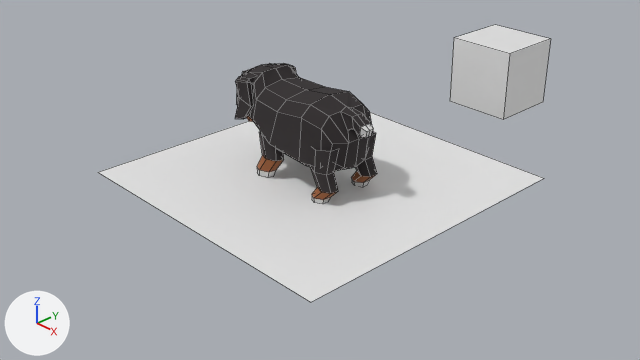
Renders of the Blender file blender/bernese.blend from each side of a commit.
Camera for both pictures: the file's camera 'Camera'. The axes (+X, +Y, +Z) are drawn at lower left. The lights are the same throughout. Mesh edges are drawn as thin lines.

Names of what the first picture shows: 'Plane', 'body', 'ear', 'front-leg', 'one-meter', 'rear-leg'.
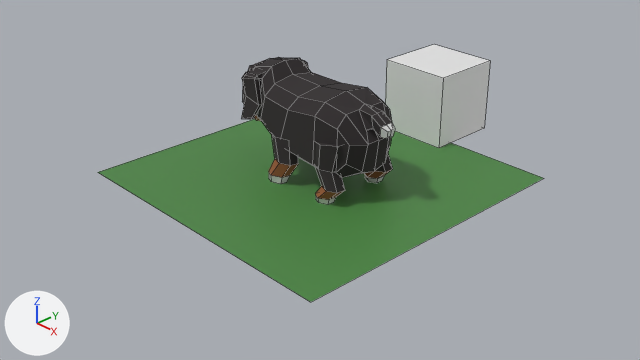
Pixel boxes (x1, y1, x2, y2) of what changed, in the pictures (640 x 360 px; the box of a moved part takes in the faces that stretch with it):
'Plane', recoloured (white to green)
    both: (98, 112, 544, 302)
'one-meter', moved
    before: (450, 25, 550, 120)
    after: (385, 45, 490, 148)
'body', reshaped, rescaled, modifiers changed (12% wider, 11% taller)
    before: (236, 63, 373, 172)
    after: (242, 57, 395, 178)
'rear-leg', reshaped, rescaled, modifiers changed
    before: (311, 131, 377, 204)
    after: (315, 142, 393, 205)
'front-leg', reshaped, rescaled, modifiers changed
    before: (257, 132, 284, 178)
    after: (269, 133, 298, 184)
'ear', reshaped, rescaled, modifiers changed (10% wider)
    before: (235, 63, 296, 119)
    after: (241, 60, 308, 119)
part 2 of me_plane, moved or reshaped
    before: (235, 72, 255, 119)
    after: (241, 60, 308, 119)
part 4 of me_cylinder_001, rebuilt
    before: (311, 149, 338, 204)
    after: (315, 142, 393, 205)
part 5 of me_cylinder_001, deleted
    before: (351, 131, 377, 186)

What changed in the scene script:
```text
Add mat_green:
    mat_green = principled_material('green')
    mat_green.base_color = (0.0689, 0.238, 0.0537)  # green #4a8642
Change me_plane_001:
    where me_plane_001.from_pydata(...)  # 4 vertices, 1 face; spans x -1.0..1.0, y -1.0..1.0, z 0.0
    add me_plane_001.materials.append(mat_green)  # green #4a8642
Change me_cube_001:
    used by ob_body; location = (0.0, 0.0, 0.0)
    remove me_cube_001.from_pydata(...)  # 132 vertices, 126 faces; spans x -1.29..0.96, y -0.57..0.34, z 0.32..1.28
    add me_cube_001.from_pydata(...)  # 80 vertices, 63 faces; spans x -1.17..1.08, y -0.45..0.0, z 0.26..1.25
    me_cube_001 part 1: the whole mesh is rebuilt
Change me_plane:
    where me_plane.from_pydata(...)  # 40 vertices, 36 faces; spans x -0.984..-0.692, y -0.584..0.358, z 0.657..1.213
    used by ob_ear; location = (0.0, 0.0, 0.0)
    me_plane part 2: the loose piece of 20 vertices spanning x -0.984..-0.692, y -0.584..-0.332, z 0.657..1.213 is moved by (0.127, 0.113, -0.065)
Change me_cylinder:
    where me_cylinder.from_pydata(...)  # 48 vertices, 40 faces; spans x -0.597..-0.237, y -0.591..0.366, z -0.016..0.558
    used by ob_front_leg; location = (0.0, 0.0, 0.0)
    me_cylinder part 3: the loose piece of 24 vertices spanning x -0.597..-0.237, y -0.591..-0.295, z -0.016..0.558 is moved by (0.254, 0.053, 0.0)
Change me_cylinder_001:
    used by ob_rear_leg; location = (0.0, 0.0, 0.0)
    remove me_cylinder_001.from_pydata(...)  # 60 vertices, 52 faces; spans x 0.374..0.738, y -0.566..0.34, z -0.017..0.721
    add me_cylinder_001.from_pydata(...)  # 30 vertices, 26 faces; spans x 0.367..0.738, y -0.498..-0.217, z -0.009..0.729
    me_cylinder_001 part 4: the loose piece of 30 vertices spanning x 0.374..0.738, y -0.566..-0.285, z -0.017..0.721 is rebuilt with 30 vertices and now spans x 0.367..0.738, y -0.498..-0.217, z -0.009..0.729
    me_cylinder_001 part 5: the loose piece of 30 vertices spanning x 0.374..0.738, y 0.059..0.34, z -0.017..0.721 is deleted
Change ob_one_meter:
    ob_one_meter.location: (0.0, 3.695, 0.5) -> (0.0, 2.243, 0.5)
Change ob_body:
    ob_body.scale: (1.0, 1.0, 1.0) -> (1.1, 1.1, 1.1)
    add _m = ob_body.modifiers.new('Mirror', 'MIRROR')
    add _m.use_axis = (False, True, False)
    add _m.use_clip = True
Change ob_ear:
    ob_ear.scale: (1.0, 1.0, 1.0) -> (1.1, 1.1, 1.1)
    add _m = ob_ear.modifiers.new('Mirror', 'MIRROR')
    add _m.use_axis = (False, True, False)
    add _m.mirror_object = ob_body
Change ob_front_leg:
    ob_front_leg.scale: (1.0, 1.0, 1.0) -> (1.1, 1.1, 1.1)
    add _m = ob_front_leg.modifiers.new('Mirror', 'MIRROR')
    add _m.use_axis = (False, True, False)
    add _m.mirror_object = ob_body
Change ob_rear_leg:
    ob_rear_leg.scale: (1.0, 1.0, 1.0) -> (1.1, 1.1, 1.1)
    add _m = ob_rear_leg.modifiers.new('Mirror', 'MIRROR')
    add _m.use_axis = (False, True, False)
    add _m.mirror_object = ob_body
```
